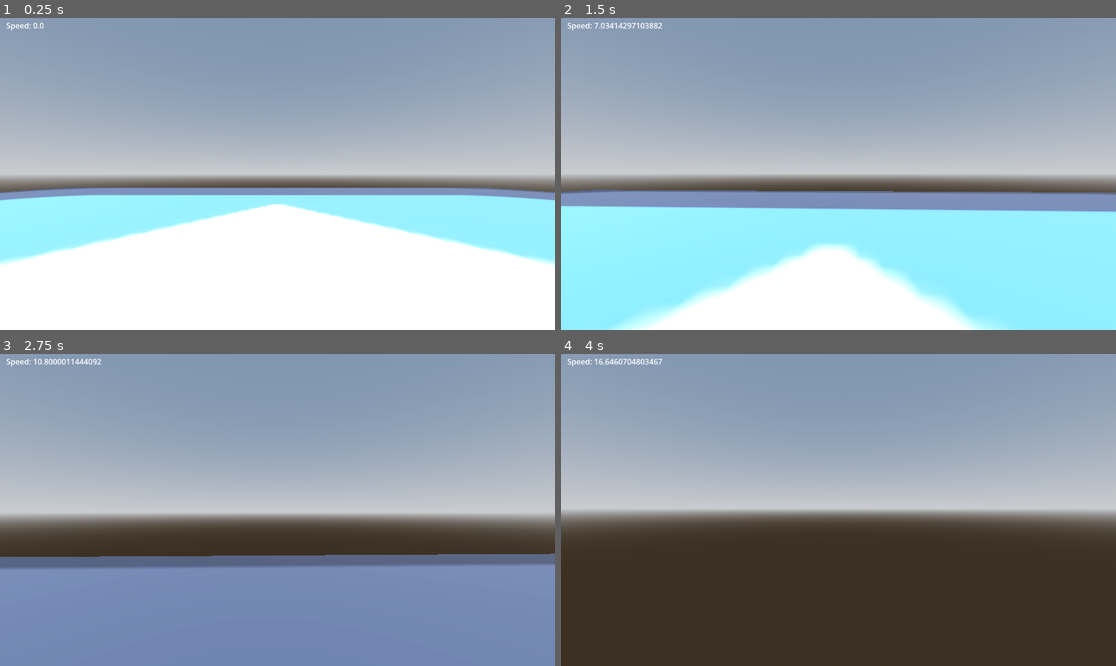
Above: before the commit, frames 1-4 (two rows, left to right).
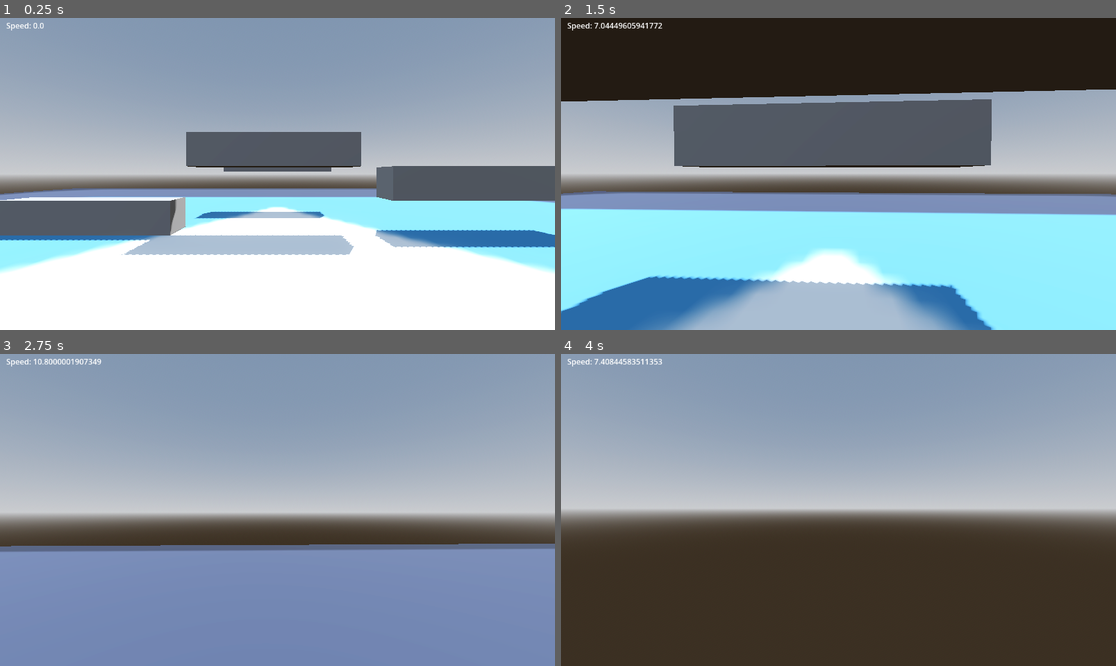
Above: after the commit, the same moments.

Repository: Sytsn/MultiplayerBounty
Game: Godot game, scene res://Scenes/Environment/world.tscn
The game is run twice, just before and just after one commit, with the same random seed, the same clock (stepped at 60 frames per second) and the same inputs. The engine's default icon, where the game draws it, is replaced by a stand-in: a white triangle on a blue panel in a dark square.
Inputs (mouse positions are in pixels of both pictures, inside the frame that each line leads up to):
- Up to frame 1 (0.25 s): no input
- Up to frame 2 (1.5 s): tap Enter at 0.5 s; move the mouse to (866, 174) at 0.52 s; hold W (move_forward) from 0.53 s (still down); tap C (crouch) at 0.6, 1.35 s; tap Space (jump) at 0.77 s; move the mouse to (810, 174) at 1.27 s
- Up to frame 3 (2.75 s): keep holding W (move_forward); tap Space (jump) at 1.52 s; move the mouse to (288, 503) at 2.02 s; hold Shift (sprint) from 2.03 s (still down); tap C (crouch) at 2.3 s
- Up to frame 4 (4 s): keep holding W (move_forward); move the mouse to (832, 516) at 2.77 s; release Shift (sprint) at 2.78 s; tap C (crouch) at 2.85, 3.6 s; tap Space (jump) at 3.02, 3.77 s; move the mouse to (877, 513) at 3.52 s

The runs differ from the first frame. In frame 1, 19% of the frame differs, in the area x 0-100%, y 36-82%; in frame 2, 51%, in the area x 0-100%, y 0-100%; in frame 3, 7.0%; in frame 4, 0.1%.

Commit message:
crouching now checks if player can stand

Diff:
--- a/fps-template/Scenes/Environment/world.tscn
+++ b/fps-template/Scenes/Environment/world.tscn
@@ -37,7 +37,7 @@
 environment = SubResource("Environment_aqk2v")
 
 [node name="MeshInstance3D" type="MeshInstance3D" parent="." unique_id=1129052329]
-transform = Transform3D(1, 0, 0, 0, 1, 0, 0, 0, 1, 0, -1, 0)
+transform = Transform3D(1, 0, 0, 0, 1, 0, 0, 0, 1, 0.0033698082, 0, -0.0114860535)
 material_override = SubResource("StandardMaterial3D_fbn82")
 mesh = SubResource("PlaneMesh_dd5v6")
 
@@ -56,3 +56,22 @@
 visible = false
 
 [node name="Player" parent="NetworkUi" unique_id=1139482985 instance=ExtResource("2_mh7mo")]
+
+[node name="CSGCombiner3D" type="CSGCombiner3D" parent="." unique_id=1933784035]
+use_collision = true
+
+[node name="CSGBox3D" type="CSGBox3D" parent="CSGCombiner3D" unique_id=561819892]
+transform = Transform3D(-4.3711385e-08, 0, -0.99999994, 0, 1, 0, 0.99999994, 0, -4.3711385e-08, -5.637, 0.5, -6.369)
+size = Vector3(1, 1, 5.058)
+
+[node name="CSGBox3D2" type="CSGBox3D" parent="CSGCombiner3D" unique_id=1986525026]
+transform = Transform3D(-4.3711385e-08, 0, -0.99999994, 0, 1, 0, 0.99999994, 0, -4.3711385e-08, -0.102, 2.5, -6.369)
+size = Vector3(1, 1, 5.058)
+
+[node name="CSGBox3D4" type="CSGBox3D" parent="CSGCombiner3D" unique_id=611066450]
+transform = Transform3D(-4.3711385e-08, 0, -0.99999994, 0, 1, 0, 0.99999994, 0, -4.3711385e-08, 0, 2.4, -10)
+size = Vector3(1, 1, 5.058)
+
+[node name="CSGBox3D3" type="CSGBox3D" parent="CSGCombiner3D" unique_id=848354342]
+transform = Transform3D(-4.3711385e-08, 0, -0.99999994, 0, 1, 0, 0.99999994, 0, -4.3711385e-08, 5.846, 1.5, -6.369)
+size = Vector3(1, 1, 5)
--- a/fps-template/Scenes/Player/player.tscn
+++ b/fps-template/Scenes/Player/player.tscn
@@ -20,7 +20,10 @@
 properties/0/spawn = true
 properties/0/replication_mode = 1
 
-[node name="Player" type="CharacterBody3D" unique_id=1139482985 node_paths=PackedStringArray("neck", "camera", "collider", "mesh")]
+[sub_resource type="CapsuleShape3D" id="CapsuleShape3D_gk6dx"]
+height = 1.0
+
+[node name="Player" type="CharacterBody3D" unique_id=1139482985 node_paths=PackedStringArray("neck", "camera", "collider", "mesh", "crouch_shape_cast")]
 script = ExtResource("1_qk52v")
 player_res = ExtResource("2_0u5uq")
 neck = NodePath("Neck")
@@ -28,8 +31,10 @@
 collider = NodePath("CollisionShape3D")
 mesh = NodePath("CollisionShape3D/MeshInstance3D")
 is_multiplayer = false
+crouch_shape_cast = NodePath("ShapeCast3D")
 
 [node name="CollisionShape3D" type="CollisionShape3D" parent="." unique_id=884792193]
+transform = Transform3D(1, 0, 0, 0, 1, 0, 0, 0, 1, 0, 1, 0)
 shape = SubResource("ConvexPolygonShape3D_pj3iw")
 
 [node name="MeshInstance3D" type="MeshInstance3D" parent="CollisionShape3D" unique_id=1180003104]
@@ -65,3 +70,10 @@
 transform = Transform3D(1, 0, 0, 0, 1, 0, 0, 0, 1, 0, 0.65, 0)
 
 [node name="Camera3D" type="Camera3D" parent="Neck" unique_id=58166968]
+transform = Transform3D(1, 0, 0, 0, 1, 0, 0, 0, 1, 0, 1.15, 0)
+
+[node name="ShapeCast3D" type="ShapeCast3D" parent="." unique_id=1528224476]
+transform = Transform3D(1, 0, 0, 0, 1, 0, 0, 0, 1, 0, 0.5, 0)
+shape = SubResource("CapsuleShape3D_gk6dx")
+target_position = Vector3(0, 1.5, 0)
+debug_shape_custom_color = Color(0.7194535, 2.5509298e-06, 5.7756904e-07, 1)
--- a/fps-template/Scripts/Player/player.gd
+++ b/fps-template/Scripts/Player/player.gd
@@ -7,9 +7,11 @@
 @export var collider: CollisionShape3D
 @export var mesh: MeshInstance3D
 @export var is_multiplayer: bool = true
+@export var crouch_shape_cast: ShapeCast3D
 
 var is_paused = false
 var is_crouching = false
+var exiting_crouching = false
 func _enter_tree() -> void:
 	set_multiplayer_authority(name.to_int())
 
@@ -75,19 +77,20 @@
 func enter_crouch_ground():
 	is_crouching = true
 	collider.scale.y = collider.scale.y / 2
-	neck.position.y = neck.position.y / 2
+	neck.position.y -=  .6
 	velocity.y += -50.0
 	move_and_slide()
 
 
 func  enter_crouch_air():
 	collider.scale.y = collider.scale.y / 2
-	neck.position.y = neck.position.y / 2
+	neck.position.y -=  .6
 
 func exit_crouch():
 	is_crouching = false
 	collider.scale.y = collider.scale.y * 2
-	neck.position.y = neck.position.y * 2
+	neck.position.y += .6
+	exiting_crouching = false
 
 
 #endregion
--- a/fps-template/Scripts/States/Player/player_state.gd
+++ b/fps-template/Scripts/States/Player/player_state.gd
@@ -33,12 +33,15 @@
 
 
 func crouch_inputs():
+	if player.exiting_crouching and !player.crouch_shape_cast.is_colliding():
+		player.exit_crouch()
 	if Input.is_action_just_pressed("crouch") && player.is_on_floor():
 		player.enter_crouch_ground()
 	if Input.is_action_just_pressed("crouch") && !player.is_crouching:
 		player.enter_crouch_air()
 	if Input.is_action_just_released("crouch"):
-		player.exit_crouch()
+		player.exiting_crouching = true
+
 
 
 func ui_inputs():
